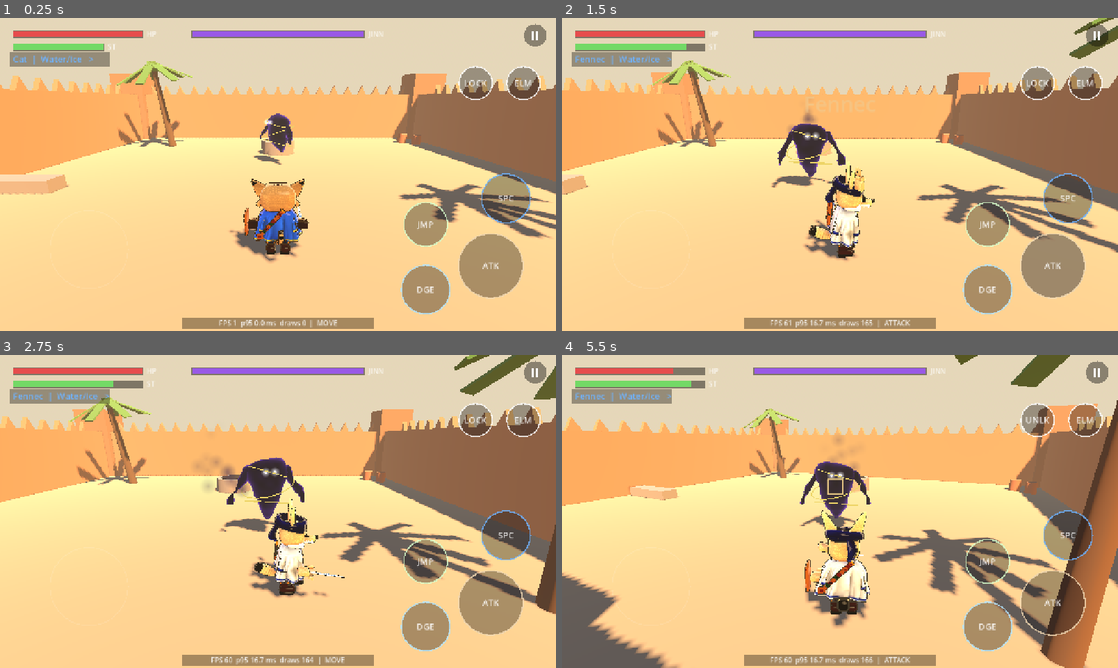
Above: before the commit, frames 1-4 (two rows, left to right).
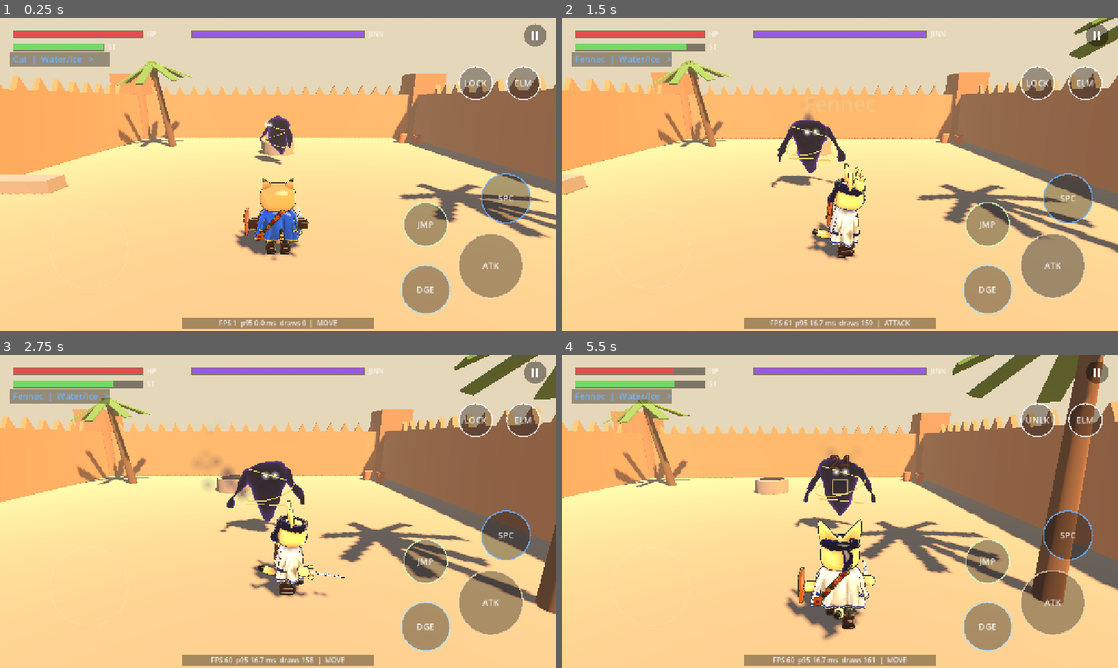
Above: after the commit, the same moments.

Repository: hafid753-rgb/desertgame
Game: Godot game, scene res://game/main.tscn
Two runs of this game, one before a commit and one after it. Both use one fixed random seed, a clock stepped at 60 frames per second and the inputs below.
Inputs (mouse positions are in pixels of both pictures, inside the frame that each line leads up to):
- Up to frame 1 (0.25 s): no input
- Up to frame 2 (1.5 s): tap Enter at 0.5 s; move the mouse to (962, 158) at 0.52 s; hold D (move_right) 0.53-1.25 s; tap 1 (species) at 0.6 s; click (962, 158) at 0.67 s; tap Space (jump) at 0.77 s; drag from (728, 190) to (812, 237) at 1.27 s
- Up to frame 3 (2.75 s): move the mouse to (333, 442) at 2.02 s; hold D (move_right) from 2.03 s (still down); tap J (attack) at 2.1 s; tap 1 (species) at 2.3 s
- Up to frame 4 (5.5 s): release D (move_right) at 2.75 s; drag from (812, 574) to (673, 464) at 2.77 s; move the mouse to (1006, 558) at 3.52 s; hold A (move_left) 3.53-4.25 s; tap K (dodge) at 3.6 s; tap Space (jump) at 3.77 s; tap 1 (species) at 3.8, 5.3 s; drag from (673, 464) to (756, 433) at 4.27 s; move the mouse to (867, 511) at 5.02 s; hold S (move_back) from 5.03 s (still down); tap Tab (lock) at 5.1 s; click (867, 511) at 5.17 s

The runs differ from the first frame. In frame 1, 1.1% of the frame differs, in the area x 41-56%, y 30-78%; in frame 2, 1.5%; in frame 3, 1.5%; in frame 4, 33%, in the area x 0-100%, y 0-100%.

Commit message:
v0.9: vinyl-toy style, rabbit replaces lizard, '> <' closed eyes
- Smooth mochi heads (superellipsoid), tall glossy oval eyes, tiny nose,
  crisp face patches; sand cat keeps green eyes, cheek streaks, brow stripes
- Fennec: broad ears with rounded tips; rabbit = desert hare, long black-tipped
  ears, pale eye rings, cotton tail
- EyesClosed part: chevrons swapped in on blink, hit-stun and death
- Shell fur disabled for this style (pipeline kept); glossier highlight

Co-Authored-By: Claude Opus 5.5 <noreply@anthropic.com>
Claude-Session: https://claude.ai/code/session_01FJKj7YND72GBSTHM8TTJ61

Diff:
--- a/game/actors/player/creature_model.gd
+++ b/game/actors/player/creature_model.gd
@@ -30,6 +30,8 @@
 var sword: Node3D
 var scabbard: Node3D
 var hawli: Node3D
+var eyes_closed: Node3D
+var eyes_shut := false
 var turban: Node3D
 ## Diagonal across the back, hilt over the right shoulder.
 const BACK_SWORD := Transform3D(Basis(Vector3.FORWARD, 0.7) * Basis(Vector3.RIGHT, -PI / 2), Vector3(0.16, 0.44, 0.3))
@@ -78,6 +80,9 @@
 	foot_l = _take(parts, "FootL", Vector3(-FOOT.x, FOOT.y, FOOT.z))
 	# Face parts ride on the head so blinks and ear twitches follow it.
 	eyes = _attach_to_head(parts, "Eyes")
+	eyes_closed = _attach_to_head(parts, "EyesClosed")
+	if eyes_closed:
+		eyes_closed.visible = false
 	ear_r = _attach_to_head(parts, "EarR")
 	ear_l = _attach_to_head(parts, "EarL")
 	# Hawli / tagelmust: neck wrap and/or turban, worn per species.
@@ -402,8 +407,13 @@
 		_blink_in = randf_range(2.0, 5.0) if randf() > 0.2 else 0.25
 	_blink_t = maxf(0.0, _blink_t - delta)
 	if eyes:
-		var shut := _blink_t > 0.0 or state == "HITSTUN"
-		eyes.scale.y = lerpf(eyes.scale.y, 0.12 if shut else 1.0, 1.0 - exp(-40.0 * delta))
+		eyes_shut = _blink_t > 0.0 or state == "HITSTUN" or state == "DEAD"
+		if eyes_closed:
+			# Closed eyes read as "> <".
+			eyes.visible = not eyes_shut
+			eyes_closed.visible = eyes_shut
+		else:
+			eyes.scale.y = lerpf(eyes.scale.y, 0.12 if eyes_shut else 1.0, 1.0 - exp(-40.0 * delta))
 	# Ear twitch, and ears flatten back when hit or gliding.
 	_twitch_in -= delta
 	if _twitch_in <= 0.0:
--- a/game/actors/player/species.gd
+++ b/game/actors/player/species.gd
@@ -15,9 +15,9 @@
 		"fur": Color(0.93, 0.8, 0.58), "accent": Color(1.0, 0.97, 0.9), "ears": "large",
 		"sleeve": Color(0.74, 0.76, 0.8), "sirwal": Color(0.62, 0.52, 0.38),
 	},
-	"lizard": {
-		"name": "Lizard", "speed": 0.9, "climb": 0.8, "stamina": 1.4,
-		"fur": Color(0.42, 0.68, 0.4), "accent": Color(0.85, 0.9, 0.55), "ears": "none",
+	"rabbit": {
+		"name": "Rabbit", "speed": 0.9, "climb": 0.8, "stamina": 1.4,
+		"fur": Color(0.72, 0.6, 0.46), "accent": Color(0.97, 0.95, 0.9), "ears": "long",
 		"sleeve": Color(0.14, 0.18, 0.42), "sirwal": Color(0.2, 0.16, 0.13),
 	},
 }
--- a/game/art/character_art.gd
+++ b/game/art/character_art.gd
@@ -8,10 +8,8 @@
 const OUTLINE := preload("res://game/shaders/outline.gdshader")
 const FUR := preload("res://game/shaders/fur_shell.gdshader")
 ## Per-species fur look: [length, density, thickness, droop].
-const FUR_STYLE := {
-	"cat": [0.028, 70.0, 0.9, 0.3],
-	"fennec": [0.034, 64.0, 0.9, 0.45],
-}
+## Empty in the vinyl-toy style (v0.9); the shell fur pipeline stays available.
+const FUR_STYLE := {}
 
 
 ## Shell fur material for a species, or null for scaly ones.
--- a/game/world/courtyard.gd
+++ b/game/world/courtyard.gd
@@ -3,8 +3,8 @@
 ## Greybox arena: an abandoned Saharan courtyard, 24 x 24 m, mud-brick walls
 ## (walkable on top) with triangular merlons, an open gate, a well and palms.
 ## Outside the gate: dunes, a ruined wall, a 10 m pillar and a 20 m mesa.
-## Climb budgets on a full bar: Cat ~15.5 m, Fennec ~17 m, Lizard ~19 m, plus
-## ~2.5 m of mantle reach, so only the Lizard tops the mesa in one go. Built from primitives so the artist's
+## Climb budgets on a full bar: Cat ~15.5 m, Fennec ~17 m, Rabbit ~19 m, plus
+## ~2.5 m of mantle reach, so only the Rabbit tops the mesa in one go. Built from primitives so the artist's
 ## modular kit can replace it without touching gameplay.
 
 const MUD := Color(0.7, 0.47, 0.3)
@@ -67,7 +67,7 @@
 	_box(Vector3(3, 10, 3), Vector3(12, 5, 25), STONE)
 	_box(Vector3(9, MESA_H, 9), Vector3(-17, MESA_H / 2, 31), Color(0.66, 0.46, 0.32))
 	_sign("Pillar 10 m", Vector3(12, 2.5, 22.3))
-	_sign("Mesa 20 m — only the Lizard makes it in one climb", Vector3(-17, 2.5, 25.0))
+	_sign("Mesa 20 m — only the Rabbit makes it in one climb", Vector3(-17, 2.5, 25.0))
 	_palm(Vector3(-13, MESA_H, 31), 0.05)  # a lone palm on the mesa as a goal
 	# Dunes.
 	for d in [
--- a/tests/combat_test.gd
+++ b/tests/combat_test.gd
@@ -51,7 +51,7 @@
 	await _test_climb_wall_and_mantle()
 	await _test_glide()
 	await _test_fall_damage()
-	await _test_mesa_only_lizard()
+	await _test_mesa_only_rabbit()
 	await _test_pause_menu()
 	await _test_hand_poses()
 	await _test_jinn_enchantment_rule()
@@ -286,8 +286,8 @@
 
 func _test_species_stamina() -> void:
 	var cat := Species.get_data("cat")
-	var liz := Species.get_data("lizard")
-	_check("cat has less stamina than lizard", float(cat["stamina"]) < float(liz["stamina"]), "")
+	var liz := Species.get_data("rabbit")
+	_check("cat has less stamina than rabbit", float(cat["stamina"]) < float(liz["stamina"]), "")
 	_check("cat player max stamina = 70", is_equal_approx(player.max_stamina, 70.0), "%.1f" % player.max_stamina)
 
 
@@ -312,7 +312,7 @@
 	_check("species switch: cat -> fennec, stamina 100", player.species_id == "fennec" and is_equal_approx(player.max_stamina, 100.0), player.species_id)
 	await _tap("species", 2)
 	await _frames(2)
-	_check("species switch: fennec -> lizard, stamina 140", player.species_id == "lizard" and is_equal_approx(player.max_stamina, 140.0), player.species_id)
+	_check("species switch: fennec -> rabbit, stamina 140", player.species_id == "rabbit" and is_equal_approx(player.max_stamina, 140.0), player.species_id)
 	player.set_species("cat")
 
 
@@ -382,9 +382,9 @@
 	_check("a 12 m drop without gliding hurts", player.hp < 100.0, "hp %.1f" % player.hp)
 
 
-func _test_mesa_only_lizard() -> void:
+func _test_mesa_only_rabbit() -> void:
 	var tops := {}
-	for sp in ["cat", "fennec", "lizard"]:
+	for sp in ["cat", "fennec", "rabbit"]:
 		await _reset(Vector3(0, 0, -40))
 		player.set_species(sp)
 		player.global_position = Vector3(-17, 0.05, 25.3)
@@ -406,7 +406,7 @@
 	player.set_species("cat")
 	_check("Cat cannot top the 20 m mesa in one climb", float(tops["cat"]) < 19.0, str(tops))
 	_check("Fennec cannot top the 20 m mesa in one climb", float(tops["fennec"]) < 19.0, str(tops))
-	_check("Lizard tops the 20 m mesa", float(tops["lizard"]) > 19.9, str(tops))
+	_check("Rabbit tops the 20 m mesa", float(tops["rabbit"]) > 19.9, str(tops))
 
 
 func _test_pause_menu() -> void:
@@ -425,11 +425,8 @@
 	var m := player.model
 	_check("character wears a hawli or turban", m.hawli != null or m.turban != null, "")
 	_check("takoba scabbard worn on the back", m.scabbard != null and m.scabbard.get_parent() == m.body, "")
-	var furry := m._species_key in ["cat", "fennec"]
-	_check("fur shells match species (furry=%s)" % furry, (m.fur_meshes.size() > 0) == furry, str(m.fur_meshes.size()))
-	if furry:
-		var f: MeshInstance3D = m.fur_meshes[0]
-		_check("fur is culled at distance", f.visibility_range_end > 0.0 and f.cast_shadow == GeometryInstance3D.SHADOW_CASTING_SETTING_OFF, "")
+	_check("vinyl style: no fur shells", m.fur_meshes.is_empty(), str(m.fur_meshes.size()))
+	_check("closed-eye '> <' part exists and starts hidden", m.eyes_closed != null and not m.eyes_closed.visible, "")
 	_check("idle, no enemy near: sword on the back", not m.armed, "")
 	_check("idle: open hands", m.hand_pose_r == "open" and m.hand_pose_l == "open", m.hand_pose_r)
 	GameInput.touch_move = Vector2(0, -1)
--- a/tools/portrait.gd
+++ b/tools/portrait.gd
@@ -37,7 +37,7 @@
 	floor_mi.material_override = fm
 	root.add_child(floor_mi)
 	var x := -2.4
-	for id in ["cat", "fennec", "lizard"]:
+	for id in ["cat", "fennec", "rabbit"]:
 		var m := CreatureModel.new()
 		models.append(m)
 		root.add_child(m)
@@ -70,6 +70,21 @@
 	for i in 5:
 		await get_tree().process_frame
 	await _shot("cat_close")
+	# Faces, open and closed ("> <").
+	cam.position = Vector3(-0.8, 1.4, 4.4)
+	cam.look_at(Vector3(-0.8, 1.2, 0))
+	for i in 5:
+		await get_tree().process_frame
+	await _shot("faces")
+	for m in models:
+		m._blink_t = 30.0
+		m._blink_in = 30.0
+	for i in 5:
+		await get_tree().process_frame
+	await _shot("faces_closed")
+	for m in models:
+		m._blink_t = 0.0
+		m._blink_in = 3.0
 	# Emotes on the lineup.
 	models[1].emote("thumbs_up", 5.0)
 	models[2].emote("peace", 5.0)
Not shown, changed: export_presets.cfg
Binary file changed: game/art/characters/cat.glb
Binary file changed: game/art/characters/fennec.glb
Binary file changed: game/art/characters/jinn.glb
Binary file removed: game/art/characters/lizard.glb
Binary file added: game/art/characters/rabbit.glb
Not shown, changed: game/art/characters/rabbit.glb.import
Not shown, changed: game/shaders/toon_common_light.gdshaderinc
